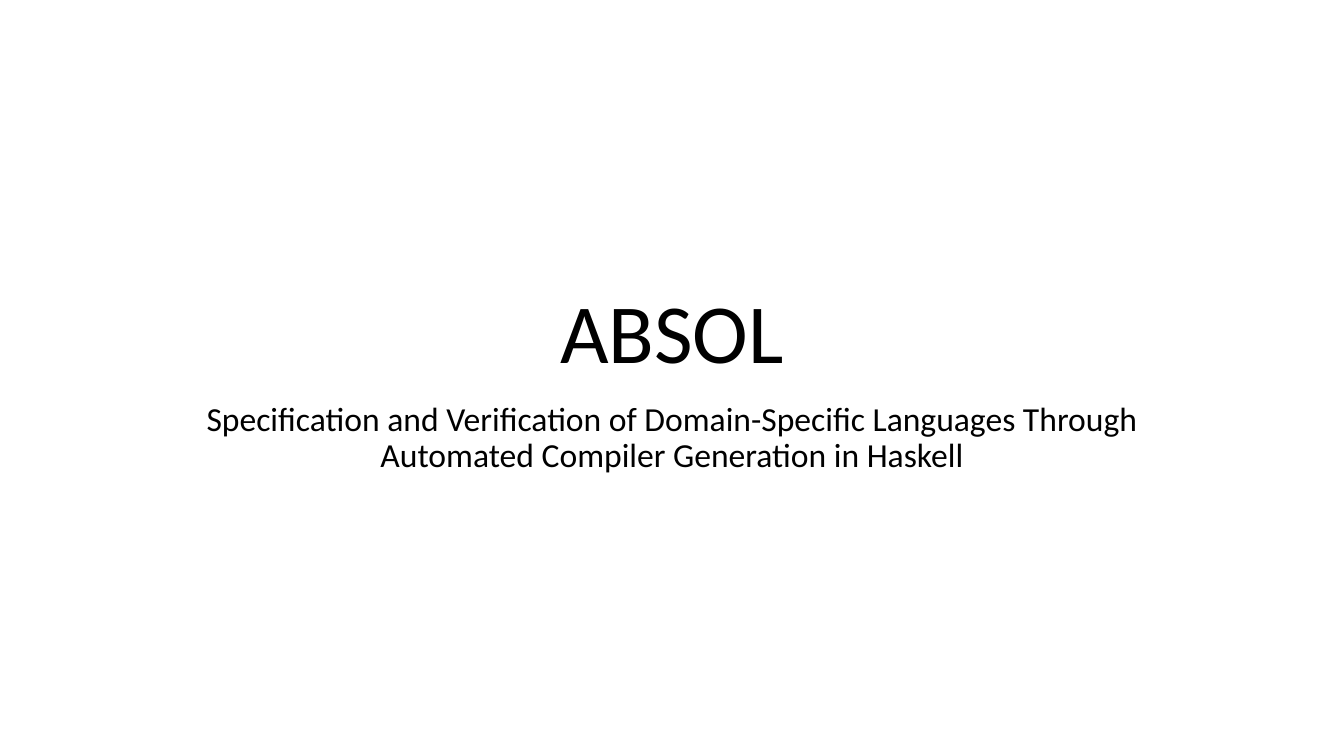
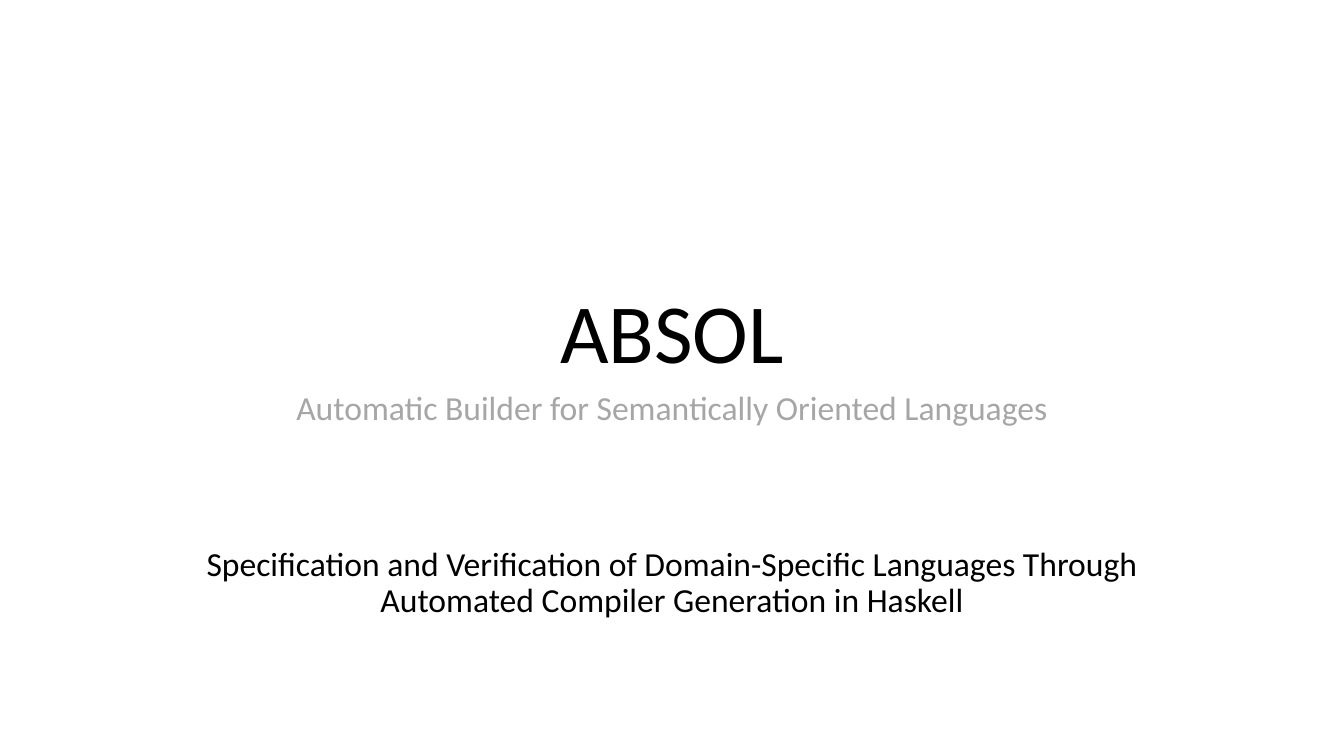
Before and after one commit to iamrecursion/absol, a slide deck: slide 1 of doc/demonstration_of_progress/ABSOL.pptx. Drawn at 1344x756 pixels with LibreOffice and Linux fonts; fonts in the diff are those of the drawing; background and template pictures are left out. Boxes give left, top, right and bottom in pixels: in the first picture for what was removed or moved away, otherwise in the second. Text is boxed around its words. In the diff, an @@ line names an element or a change of style, - is before the commit and + after.

```diff
--- a/doc/demonstration_of_progress/ABSOL.pptx
+++ b/doc/demonstration_of_progress/ABSOL.pptx
@@ text added at [296, 397, 1047, 426], 24 pt, text #A6A6A6 @@
+Automatic Builder for Semantically Oriented Languages
@@ subtitle "Specification and Verification of Domain-Specific ...": place and size @@
-subtitle "Specification and Verification of Domain-Specific ..." at [207, 407, 1137, 473]
+subtitle "Specification and Verification of Domain-Specific ..." at [207, 552, 1137, 618]
```
Also in this commit, not shown: 2 other slides changed, 7 slides added, 3 slides removed, 7 other files.
